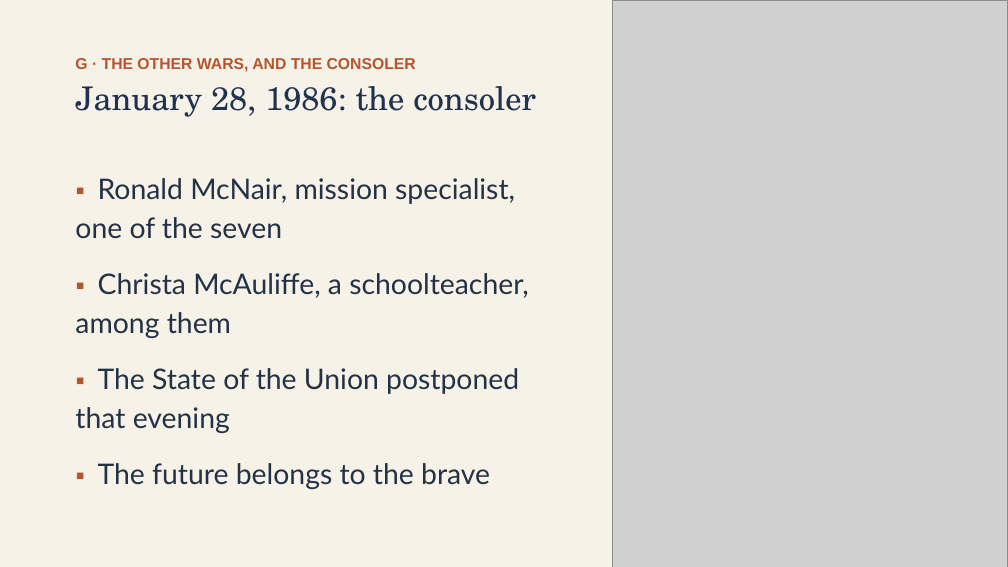
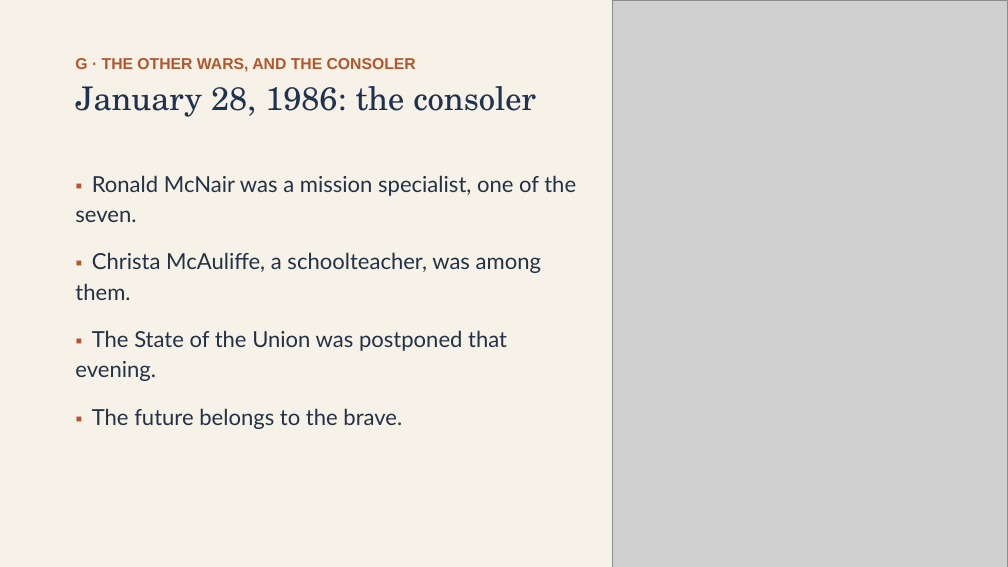
Before and after one commit to ab17gthb/humanities-curriculum-group, a slide deck: slide 24 of modern-america/lesson-02/lesson-02-slides.pptx. Drawn at 1008x567 pixels with LibreOffice and Linux fonts; fonts in the diff are those of the drawing; grey boxes stand for pictures. Boxes give left, top, right and bottom in pixels: in the first picture for what was removed or moved away, otherwise in the second. Text is boxed around its words. In the diff, an @@ line names an element or a change of style, - is before the commit and + after.

```diff
--- a/modern-america/lesson-02/lesson-02-slides.pptx
+++ b/modern-america/lesson-02/lesson-02-slides.pptx
@@ text at [75,175,576,429]: text changed; size 27 to 21 pt @@
-▪ Ronald McNair, mission specialist, one of the seven
-▪ Christa McAuliffe, a schoolteacher, among them
-▪ The State of the Union postponed that evening
-▪ The future belongs to the brave
+▪ Ronald McNair was a mission specialist, one of the seven.
+▪ Christa McAuliffe, a schoolteacher, was among them.
+▪ The State of the Union was postponed that evening.
+▪ The future belongs to the brave.
```
Also in this commit, not shown: 9 other slides changed, 6 other files.
